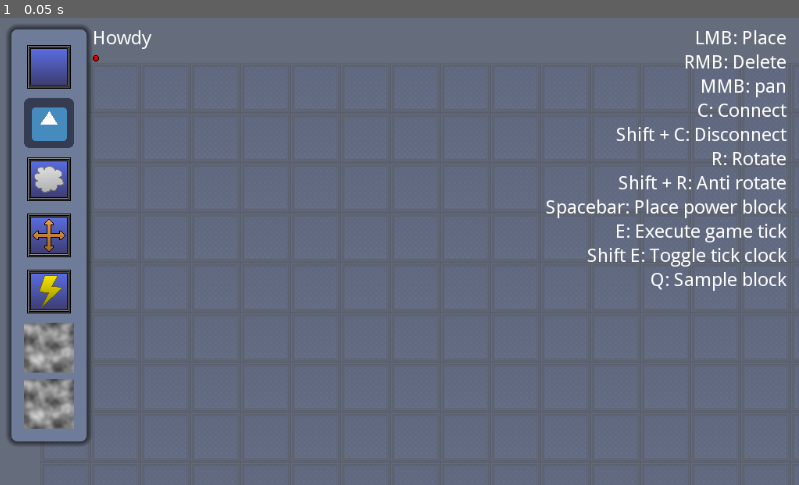
Above: before the commit, frame 1.
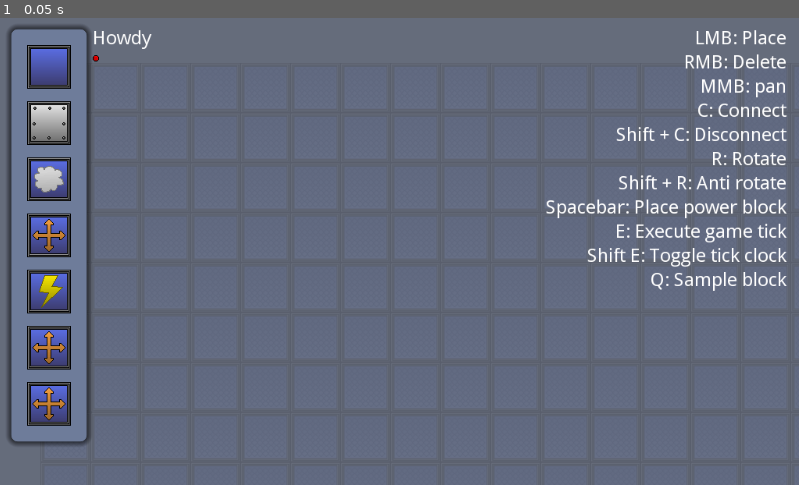
Above: after the commit, the same moment.

Repository: Haydoggo/BlockGame
Game: Godot game, scene res://Scenes/Game.tscn
Two runs of this game, one before a commit and one after it. Both use one fixed random seed, a clock stepped at 60 frames per second and the inputs below. The engine's default icon, where the game draws it, is replaced by a stand-in: a white triangle on a blue panel in a dark square.
Inputs:
- Up to frame 1 (0.05 s): no input

The runs differ from the first frame. In frame 1, 1.9% of the frame differs, in the area x 3-10%, y 17-89%.

Commit message:
Added conveyor flipping and a more robust input event system for pressing keys when hovering over blocks

Diff:
--- a/Scenes/BlockerBlock.tscn
+++ b/Scenes/BlockerBlock.tscn
@@ -1,7 +1,7 @@
 [gd_scene load_steps=3 format=2]
 
 [ext_resource path="res://Scenes/Block.tscn" type="PackedScene" id=1]
-[ext_resource path="res://Sprites/Icon.png" type="Texture" id=2]
+[ext_resource path="res://Sprites/BlockerBlock.png" type="Texture" id=2]
 
 [node name="Node2D" instance=ExtResource( 1 )]
 can_move = false
--- a/Scenes/Game.tscn
+++ b/Scenes/Game.tscn
@@ -1,12 +1,7 @@
-[gd_scene load_steps=24 format=2]
+[gd_scene load_steps=7 format=2]
 
 [ext_resource path="res://Sprites/Indicator.png" type="Texture" id=1]
 [ext_resource path="res://Scripts/Game.gd" type="Script" id=2]
-[ext_resource path="res://Sprites/Block.png" type="Texture" id=3]
-[ext_resource path="res://Sprites/SteamBlock.png" type="Texture" id=4]
-[ext_resource path="res://Sprites/Icon.png" type="Texture" id=5]
-[ext_resource path="res://Sprites/PowerBlock.png" type="Texture" id=6]
-[ext_resource path="res://Sprites/PusherBlock.png" type="Texture" id=7]
 [ext_resource path="res://Scripts/UI.gd" type="Script" id=8]
 
 [sub_resource type="StyleBoxFlat" id=1]
@@ -17,49 +12,11 @@
 corner_radius_bottom_left = 8
 shadow_size = 8
 
-[sub_resource type="InputEventKey" id=2]
-scancode = 49
+[sub_resource type="PanoramaSky" id=18]
 
-[sub_resource type="ShortCut" id=3]
-shortcut = SubResource( 2 )
-
-[sub_resource type="InputEventKey" id=4]
-scancode = 50
-
-[sub_resource type="ShortCut" id=5]
-shortcut = SubResource( 4 )
-
-[sub_resource type="InputEventKey" id=6]
-scancode = 51
-
-[sub_resource type="ShortCut" id=7]
-shortcut = SubResource( 6 )
-
-[sub_resource type="InputEventKey" id=8]
-scancode = 52
-
-[sub_resource type="ShortCut" id=9]
-shortcut = SubResource( 8 )
-
-[sub_resource type="InputEventKey" id=10]
-scancode = 56
-
-[sub_resource type="ShortCut" id=11]
-shortcut = SubResource( 10 )
-
-[sub_resource type="OpenSimplexNoise" id=12]
-period = 20.9
-
-[sub_resource type="NoiseTexture" id=13]
-width = 64
-height = 64
-noise = SubResource( 12 )
-
-[sub_resource type="PanoramaSky" id=14]
-
-[sub_resource type="Environment" id=15]
+[sub_resource type="Environment" id=19]
 background_mode = 2
-background_sky = SubResource( 14 )
+background_sky = SubResource( 18 )
 
 [node name="Game" type="Node2D"]
 z_index = 1
@@ -102,24 +59,24 @@
 margin_left = 16.0
 margin_top = 16.0
 margin_right = 1008.0
-margin_bottom = 544.0
+margin_bottom = 351.0
 size_flags_vertical = 0
 
 [node name="GUIPanel" type="MarginContainer" parent="UI/MarginContainer/HBoxContainer"]
-margin_right = 96.0
-margin_bottom = 528.0
+margin_right = 32.0
+margin_bottom = 335.0
 
 [node name="Panel" type="Panel" parent="UI/MarginContainer/HBoxContainer/GUIPanel"]
-margin_right = 96.0
-margin_bottom = 528.0
+margin_right = 32.0
+margin_bottom = 335.0
 custom_styles/panel = SubResource( 1 )
 __meta__ = {
 "_edit_use_anchors_": false
 }
 
 [node name="MarginContainer" type="MarginContainer" parent="UI/MarginContainer/HBoxContainer/GUIPanel"]
-margin_right = 96.0
-margin_bottom = 528.0
+margin_right = 32.0
+margin_bottom = 335.0
 custom_constants/margin_right = 16
 custom_constants/margin_top = 16
 custom_constants/margin_left = 16
@@ -128,92 +85,16 @@
 [node name="Buttons" type="VBoxContainer" parent="UI/MarginContainer/HBoxContainer/GUIPanel/MarginContainer"]
 margin_left = 16.0
 margin_top = 16.0
-margin_right = 80.0
-margin_bottom = 512.0
-__meta__ = {
-"_edit_use_anchors_": false
-}
-
-[node name="BlockButton" type="TextureButton" parent="UI/MarginContainer/HBoxContainer/GUIPanel/MarginContainer/Buttons"]
-margin_right = 64.0
-margin_bottom = 64.0
-action_mode = 0
-shortcut = SubResource( 3 )
-texture_normal = ExtResource( 3 )
-__meta__ = {
-"_edit_use_anchors_": false
-}
-
-[node name="BlockerButton" type="TextureButton" parent="UI/MarginContainer/HBoxContainer/GUIPanel/MarginContainer/Buttons"]
-margin_top = 72.0
-margin_right = 64.0
-margin_bottom = 136.0
-action_mode = 0
-shortcut = SubResource( 5 )
-texture_normal = ExtResource( 5 )
-__meta__ = {
-"_edit_use_anchors_": false
-}
-
-[node name="PusherButton" type="TextureButton" parent="UI/MarginContainer/HBoxContainer/GUIPanel/MarginContainer/Buttons"]
-margin_top = 144.0
-margin_right = 64.0
-margin_bottom = 208.0
-action_mode = 0
-shortcut = SubResource( 7 )
-texture_normal = ExtResource( 4 )
-__meta__ = {
-"_edit_use_anchors_": false
-}
-
-[node name="PistonButton" type="TextureButton" parent="UI/MarginContainer/HBoxContainer/GUIPanel/MarginContainer/Buttons"]
-margin_top = 216.0
-margin_right = 64.0
-margin_bottom = 280.0
-action_mode = 0
-shortcut = SubResource( 9 )
-texture_normal = ExtResource( 7 )
-__meta__ = {
-"_edit_use_anchors_": false
-}
-
-[node name="PowerButton" type="TextureButton" parent="UI/MarginContainer/HBoxContainer/GUIPanel/MarginContainer/Buttons"]
-margin_top = 288.0
-margin_right = 64.0
-margin_bottom = 352.0
-action_mode = 0
-shortcut = SubResource( 11 )
-texture_normal = ExtResource( 6 )
-__meta__ = {
-"_edit_use_anchors_": false
-}
-
-[node name="BolterButton" type="TextureButton" parent="UI/MarginContainer/HBoxContainer/GUIPanel/MarginContainer/Buttons"]
-margin_top = 360.0
-margin_right = 64.0
-margin_bottom = 424.0
-action_mode = 0
-shortcut = SubResource( 11 )
-texture_normal = SubResource( 13 )
-__meta__ = {
-"_edit_use_anchors_": false
-}
-
-[node name="ConveyorButton" type="TextureButton" parent="UI/MarginContainer/HBoxContainer/GUIPanel/MarginContainer/Buttons"]
-margin_top = 432.0
-margin_right = 64.0
-margin_bottom = 496.0
-action_mode = 0
-shortcut = SubResource( 11 )
-texture_normal = SubResource( 13 )
+margin_right = 16.0
+margin_bottom = 319.0
 __meta__ = {
 "_edit_use_anchors_": false
 }
 
 [node name="VBoxContainer" type="VBoxContainer" parent="UI/MarginContainer/HBoxContainer"]
-margin_left = 104.0
-margin_right = 179.0
-margin_bottom = 528.0
+margin_left = 40.0
+margin_right = 115.0
+margin_bottom = 335.0
 __meta__ = {
 "_edit_use_anchors_": false
 }
@@ -238,7 +119,7 @@
 }
 
 [node name="Tips" type="Label" parent="UI/MarginContainer/HBoxContainer"]
-margin_left = 187.0
+margin_left = 123.0
 margin_right = 992.0
 margin_bottom = 335.0
 size_flags_horizontal = 3
--- a/Scripts/Block.gd
+++ b/Scripts/Block.gd
@@ -20,8 +20,15 @@
 
 var frozen = false
 
-func _ready():
-	print(type)
+func get_input(event : InputEvent):
+	if event.is_action_pressed("ui_left"):
+		move(Vector2.LEFT)
+	if event.is_action_pressed("ui_right"):
+		move(Vector2.RIGHT)
+	if event.is_action_pressed("ui_up"):
+		move(Vector2.UP)
+	if event.is_action_pressed("ui_down"):
+		move(Vector2.DOWN)
 
 func update_blocks():
 	blocks.clear()
--- a/Scripts/Builder.gd
+++ b/Scripts/Builder.gd
@@ -25,6 +25,11 @@
 	block_type = block_types[get_node("/root/Game").block_type]
 	cursor.texture = block_type["tex"]
 	$Background/BackgroundTiles.rect_size = extents*tile_size
+
+func _input(event):
+	var block : Block = blocks.get(cursor_location)
+	if block != null:
+		block.get_input(event)
 
 func process():
 	block_type = block_types[get_node("/root/Game").block_type]
@@ -61,17 +66,6 @@
 			block.force_set_location(cursor_location)
 			blocks[cursor_location] = block
 
-	if Input.is_action_just_pressed("rotate_block_CW"):
-		var block
-		block = blocks.get(cursor_location)
-		if block != null:
-			block.type = block_type["name"]
-			if block.can_rotate:
-				var rotation = PI/2
-				if Input.is_action_pressed("shift"):
-					rotation = -PI/2
-				block.direction = block.direction.rotated(rotation)
-
 	if Input.is_action_just_pressed("ui_accept"):
 		if blocks.get(cursor_location) == null:
 			var block : Node2D
@@ -86,31 +80,6 @@
 			get_node("/root/Game").block_type = block.type
 			block_type = block_types[get_node("/root/Game").block_type]
 			cursor.texture = block_type["tex"]
-
-
-	if Input.is_action_just_pressed("ui_left"):
-		var block
-		block = blocks.get(cursor_location)
-		if block != null:
-			block.move(Vector2.LEFT)
-
-	if Input.is_action_just_pressed("ui_right"):
-		var block
-		block = blocks.get(cursor_location)
-		if block != null:
-			block.move(Vector2.RIGHT)
-
-	if Input.is_action_just_pressed("ui_up"):
-		var block
-		block = blocks.get(cursor_location)
-		if block != null:
-			block.move(Vector2.UP)
-
-	if Input.is_action_just_pressed("ui_down"):
-		var block
-		block = blocks.get(cursor_location)
-		if block != null:
-			block.move(Vector2.DOWN)
 
 	if Input.is_action_pressed("right_click"):
 		var block
--- a/Scripts/ConveryorBlock.gd
+++ b/Scripts/ConveryorBlock.gd
@@ -1,9 +1,21 @@
 extends "res://Scripts/PusherBlock.gd"
+
+var flipped := false setget set_flipped
 
 func set_power(powered):
 	power = powered
 	if powered:
 		emit_steam()
-		var target_block = blocks.get(old_location+direction)
-		push_block(target_block, direction.rotated(PI/2).round())
+		var target_block = blocks.get(old_location + direction)
+		push_block(target_block, direction.rotated(PI/2 * (-1 if flipped else 1)).round())
 		update_blocks()
+
+func set_flipped(val : bool):
+	flipped = val
+	$DirectionIndicator/Arrow.scale.x = -1 if flipped else 1
+	$DirectionIndicator/Particles2D.scale.x = -1 if flipped else 1
+
+func get_input(event : InputEvent):
+	.get_input(event)
+	if event.is_action_pressed("flip_block"):
+		self.flipped = ! flipped
--- a/Scripts/Globals.gd
+++ b/Scripts/Globals.gd
@@ -13,15 +13,15 @@
 var goal_res = preload("res://Scenes/Goal.tscn")
 
 var block_tex_res = 	preload("res://Sprites/Block.png")
-var blocker_tex_res =	preload("res://Sprites/Icon.png")
+var blocker_tex_res =	preload("res://Sprites/BlockerBlock.png")
 var pusher_tex_res = 	preload("res://Sprites/SteamBlock.png")
 var piston_tex_res = 	preload("res://Sprites/PusherBlock.png")
 var power_tex_res = 	preload("res://Sprites/PowerBlock.png")
 
-onready var block_types = {	"Block":	{"res": block_res, 			"tex": preload("res://Sprites/Block.png"), 		"name":"Block"},
-							"Blocker":	{"res": blocker_res,		"tex": preload("res://Sprites/Icon.png"),		"name":"Blocker"},
-							"Pusher":	{"res": pusher_res,			"tex": preload("res://Sprites/SteamBlock.png"),	"name":"Pusher"},
-							"Piston":	{"res": piston_res,			"tex": preload("res://Sprites/PusherBlock.png"),"name":"Piston"},
-							"Power":	{"res": power_block_res, 	"tex": preload("res://Sprites/PowerBlock.png"),	"name":"Power"},
-							"Bolter":	{"res": bolter_block_res,	"tex": preload("res://Sprites/PusherBlock.png"),		"name":"Bolter"},
-							"Conveyor":	{"res": conveyor_block_res,	"tex": preload("res://Sprites/PusherBlock.png"),		"name":"Conveyor"}}
+onready var block_types = {	"Block":	{"res": block_res, 			"tex": block_tex_res, 		"name":"Block"},
+							"Blocker":	{"res": blocker_res,		"tex": blocker_tex_res,		"name":"Blocker"},
+							"Pusher":	{"res": pusher_res,			"tex": pusher_tex_res,	"name":"Pusher"},
+							"Piston":	{"res": piston_res,			"tex": piston_tex_res,"name":"Piston"},
+							"Power":	{"res": power_block_res, 	"tex": power_tex_res,	"name":"Power"},
+							"Bolter":	{"res": bolter_block_res,	"tex": piston_tex_res,		"name":"Bolter"},
+							"Conveyor":	{"res": conveyor_block_res,	"tex": piston_tex_res,		"name":"Conveyor"}}
--- a/Scripts/PusherBlock.gd
+++ b/Scripts/PusherBlock.gd
@@ -5,6 +5,14 @@
 func emit_steam():
 	$DirectionIndicator/Particles2D.restart()
 	$DirectionIndicator/Particles2D.emitting = true
+
+func get_input(event : InputEvent):
+	.get_input(event)
+	if event.is_action_pressed("rotate_block_CW"):
+		var rot = PI/2
+		if event.is_action_pressed("rotate_block_CCW"):
+			rot *= -1
+		self.direction = self.direction.rotated(rot)
 
 func set_dir(new_dir: Vector2):
 	$Tween.stop_all()
--- a/Scripts/UI.gd
+++ b/Scripts/UI.gd
@@ -1,13 +1,20 @@
 extends CanvasLayer
 
-onready var buttons = $MarginContainer/HBoxContainer/GUIPanel/MarginContainer/Buttons.get_children()
+onready var buttons = $MarginContainer/HBoxContainer/GUIPanel/MarginContainer/Buttons
 func _ready():
 	var args = Globals.block_types.keys()
-	var i = 0
-	for button in buttons:
-		button.connect("pressed", self, "button", [args[i]])
-		i += 1
+	for block_type in args:
+		var button = TextureButton.new()
+		button.connect("pressed", self, "button", [block_type])
+		button.texture_normal = Globals.block_types[block_type]["tex"]
+		button.name = block_type
+		button.hint_tooltip = block_type
+		buttons.add_child(button)
+
+#	var i = 0
+#	for button in buttons:
+#		button.connect("pressed", self, "button", [args[i]])
+#		i += 1
 
 func button(type):
 	get_parent().block_type = type
-	print(type)
--- a/project.godot
+++ b/project.godot
@@ -136,6 +136,11 @@
 "events": [ Object(InputEventKey,"resource_local_to_scene":false,"resource_name":"","device":0,"alt":false,"shift":false,"control":false,"meta":false,"command":false,"pressed":false,"scancode":81,"unicode":0,"echo":false,"script":null)
  ]
 }
+flip_block={
+"deadzone": 0.5,
+"events": [ Object(InputEventKey,"resource_local_to_scene":false,"resource_name":"","device":0,"alt":false,"shift":false,"control":false,"meta":false,"command":false,"pressed":false,"scancode":70,"unicode":0,"echo":false,"script":null)
+ ]
+}
 
 [rendering]
 
Not shown: 1 places in Scenes/Game.tscn that only renumber resources
Binary file added: Sprites/BlockerBlock.png
Not shown, added: Sprites/BlockerBlock.png.import
Not shown, removed: Sprites/Block.png~
